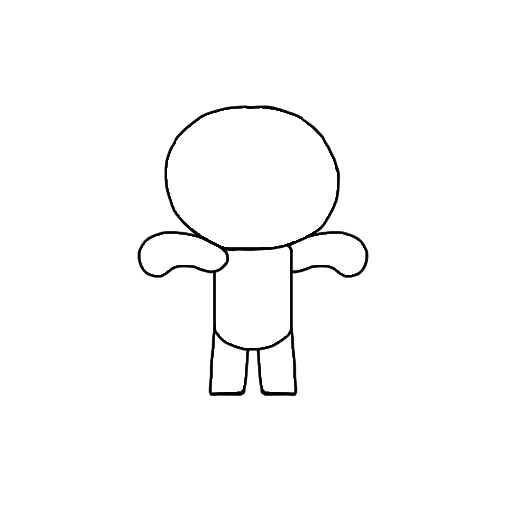
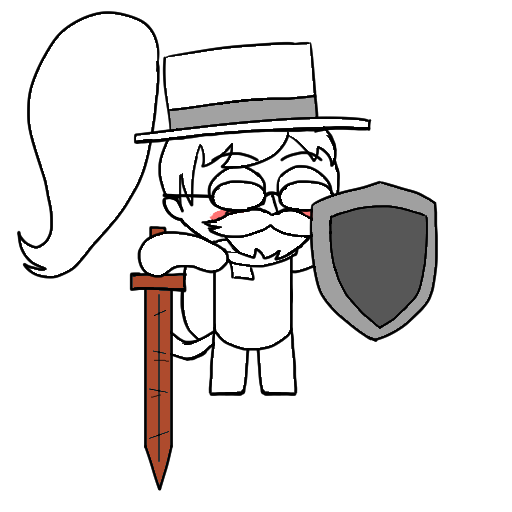
Comparing the layer stacks of the two 512px x 512px images. Changes:
painted on "Weapon" over left=129, top=226, right=187, bottom=491
painted on "Shield" over left=309, top=180, right=438, bottom=342
painted on "Brows" over left=211, top=151, right=323, bottom=163
painted on "Hat" over left=133, top=41, right=372, bottom=144
moved "Glasses" above "Hair_Front", painted on it over left=162, top=180, right=342, bottom=212
painted on "Hair_Front" over left=158, top=98, right=337, bottom=213
painted on "R_Eye" over left=207, top=164, right=267, bottom=213
painted on "L_Eye" over left=276, top=164, right=333, bottom=212
added layer "Facial_Hair" in group "Sprite" over left=201, top=203, right=335, bottom=261
added layer "Facial_Feature" in group "Sprite" over left=210, top=209, right=324, bottom=225
painted on "Blush" over left=209, top=209, right=329, bottom=225
painted on "Nose" over left=268, top=194, right=279, bottom=216
painted on "Mouth" over left=249, top=231, right=291, bottom=234
moved "Neckwear" above "Head", painted on it over left=212, top=237, right=299, bottom=281
painted on "Head" over left=162, top=188, right=187, bottom=227
added layer "Tail" in group "Sprite" over left=152, top=322, right=215, bottom=361
added layer "Backpack" in group "Sprite" over left=180, top=239, right=293, bottom=348
painted on "Hair_Back" over left=17, top=11, right=160, bottom=279
